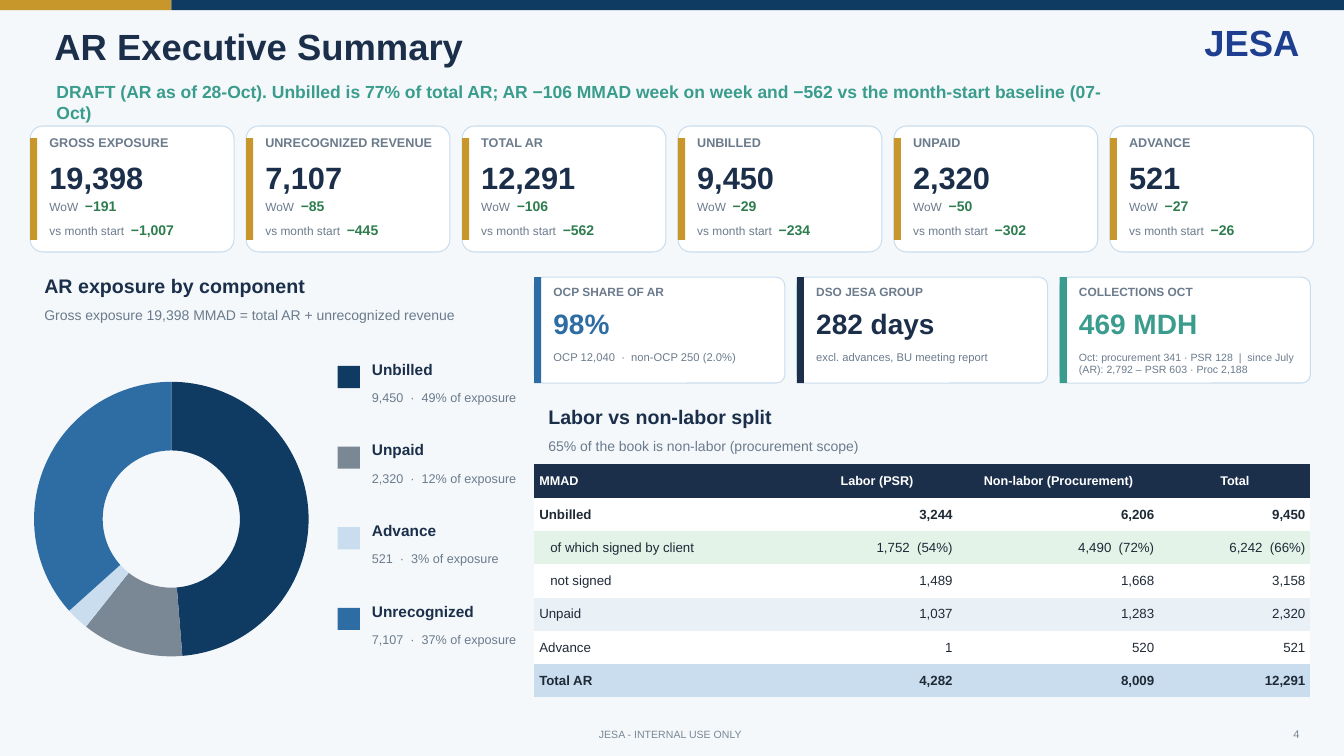
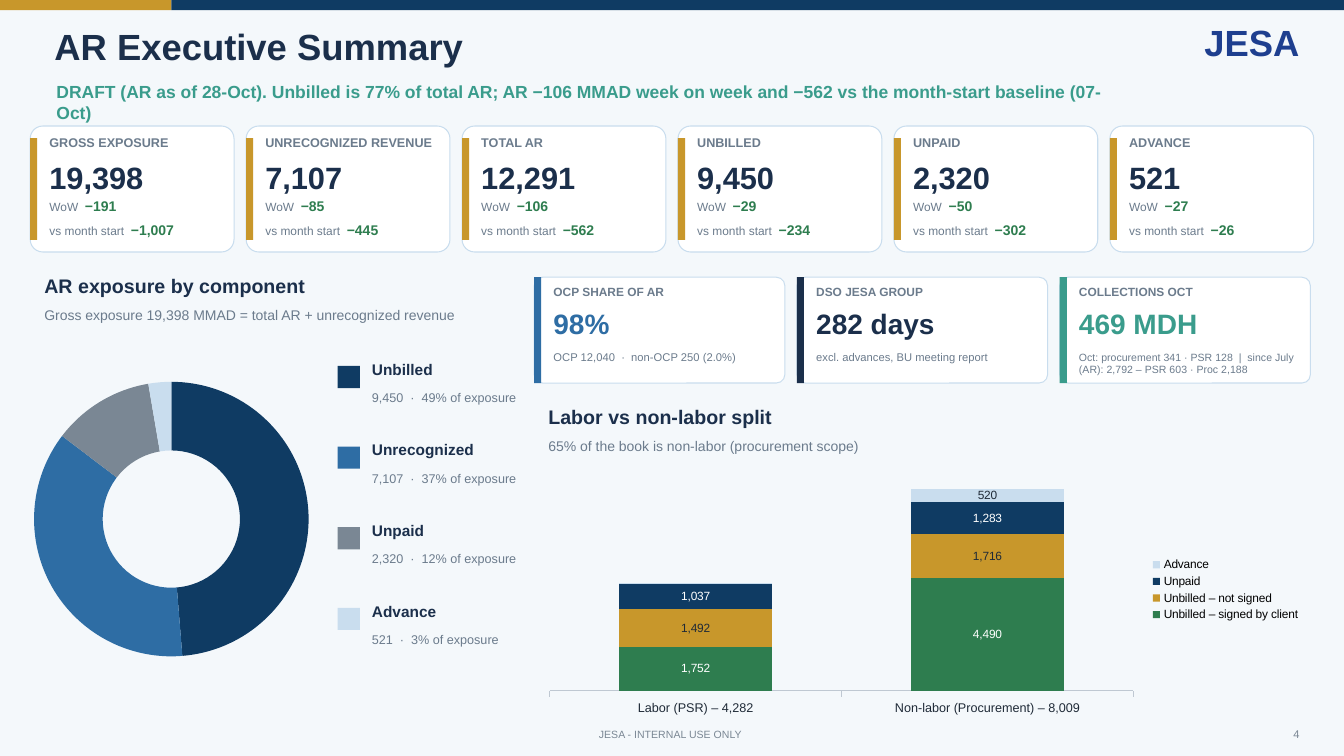
Before and after one commit to cherkaouihassan-art/Skills-Repo, a slide deck: slide 4 of weekly-ar-cash-deck/output/JESA_AR_Cash_Position_Nov_W1_2026-11-04_DRAFT.pptx. Drawn at 1344x756 pixels with LibreOffice and Linux fonts; fonts in the diff are those of the drawing. Boxes give left, top, right and bottom in pixels: in the first picture for what was removed or moved away, otherwise in the second. Text is boxed around its words. In the diff, an @@ line names an element or a change of style, - is before the commit and + after.

```diff
--- a/weekly-ar-cash-deck/output/JESA_AR_Cash_Position_Nov_W1_2026-11-04_DRAFT.pptx
+++ b/weekly-ar-cash-deck/output/JESA_AR_Cash_Position_Nov_W1_2026-11-04_DRAFT.pptx
@@ doughnut chart at <box>20,333,323,706</box> @@
@@ Series 1, 2: 12 to 37 @@
@@ Series 1, 3: 3 to 12 @@
@@ Series 1, 4: 37 to 3 @@
@@ colours of single points changed @@
@@ rectangle at <box>338,447,360,469</box>: fill #7A8794 to #2E6DA4 @@
@@ text "Unrecognized": place and size @@
-text "Unrecognized" at <box>372,606,474,620</box>
+text "Unrecognized" at <box>372,444,474,459</box>
@@ text at <box>372,474,516,486</box>: text changed @@
-2,320 · 12% of exposure
+7,107 · 37% of exposure
@@ table removed at <box>534,464,1311,698</box>, 7 rows, 4 columns @@
-MMAD | Labor (PSR) | Non-labor (Procurement) | Total
-Unbilled | 3,244 | 6,206 | 9,450
-of which signed by client | 1,752 (54%) | 4,490 (72%) | 6,242 (66%)
-not signed | 1,489 | 1,668 | 3,158
-Unpaid | 1,037 | 1,283 | 2,320
-Advance | 1 | 520 | 521
-Total AR | 4,282 | 8,009 | 12,291
@@ column stacked chart added at <box>534,459,1311,721</box> @@
+categories: Labor (PSR) – 4,282, Non-labor (Procurement) – 8,009
+Unbilled – signed by client: 1752, 4490
+Unbilled – not signed: 1492, 1716
+Unpaid: 1037, 1283
+Advance: 1, 520
@@ rectangle at <box>338,527,360,549</box>: fill #C9DDEE to #7A8794 @@
@@ text "Unpaid": place and size @@
-text "Unpaid" at <box>372,444,424,459</box>
+text "Unpaid" at <box>372,525,424,540</box>
@@ text at <box>372,554,516,566</box>: text changed @@
-521 · 3% of exposure
+2,320 · 12% of exposure
@@ rectangle at <box>338,608,360,630</box>: fill #2E6DA4 to #C9DDEE @@
@@ text "Advance": place and size @@
-text "Advance" at <box>372,525,436,536</box>
+text "Advance" at <box>372,606,436,617</box>
@@ text at <box>372,635,499,647</box>: text changed @@
-7,107 · 37% of exposure
+521 · 3% of exposure
```
Also in this commit, not shown: 3 other slides changed, 1 other file.
